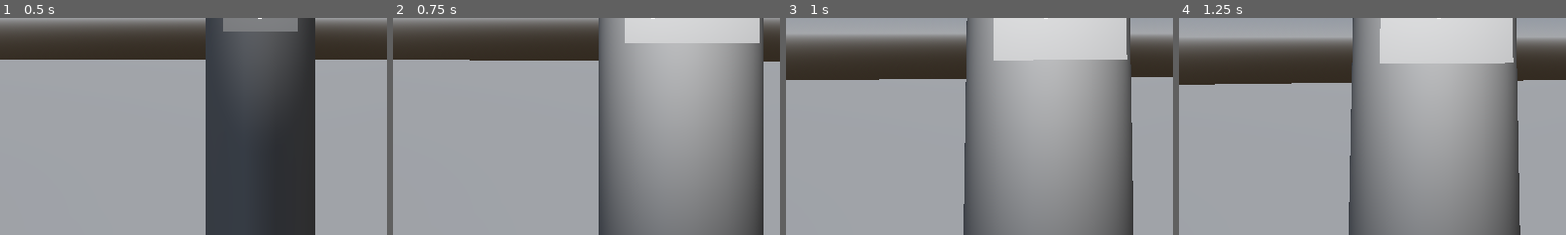
Above: before the commit, frames 1-4 (left to right).
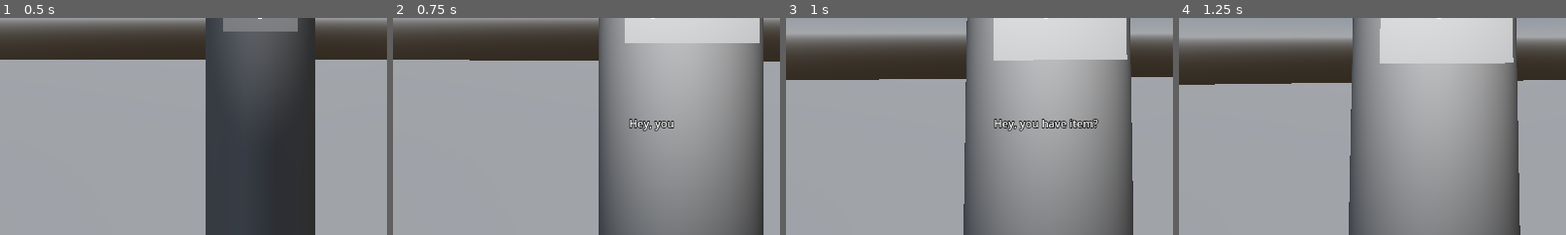
Above: after the commit, the same moments.

Repository: derpen/Godot-Dialogue-System
Game: Godot game, scene res://scene/main.tscn
The game is run twice, just before and just after one commit, with the same random seed, the same clock (stepped at 60 frames per second) and the same inputs.
Inputs (mouse positions are % of the whole screen's width and height, from its top left):
- Up to frame 1 (0.5 s): no input
- Up to frame 2 (0.75 s): tap Enter at 0.5 s; move the mouse to (49, 52) at 0.52 s; hold W (move_forward) from 0.53 s (still down); click (49, 52) at 0.6 s
- Up to frame 3 (1 s): keep holding W (move_forward)
- Up to frame 4 (1.25 s): keep holding W (move_forward)
The pictures show only the part of the screen within x 16-66%, y 50-100%; the shares and areas given below are measured in that part.

Frame 1 is identical in both runs. In frame 2, 0.4% of the frame differs, in the area x 60-73%, y 46-53%; in frame 3, 0.8%, in the area x 53-81%, y 46-53%; in frame 4, nothing differs.
Error before the commit: Invalid access to property or key 'dialogues' on a base object of type 'Node (Interactable)'. (res://player/interact_handler.gd:79)

Commit message:
Attempting to handle at least normal dialogue

Diff:
--- a/interactable/chair.tscn
+++ b/interactable/chair.tscn
@@ -18,6 +18,13 @@
 dialogues = Array[String](["This is a chair", "Well, not really, it's not,
 it's currently just a box", "Hopefully this will be
 a chair later"])
+next_action = NodePath("Inspect_Two")
+
+[node name="Inspect_Two" parent="Interactable/Inspect" instance=ExtResource("2_btrd3")]
+dialogues = Array[String](["I will have the desire
+to make this into a
+chair later"])
+next_action = NodePath("")
 
 [node name="CollisionShape3D" type="CollisionShape3D" parent="."]
 transform = Transform3D(1, 0, 0, 0, 1, 0, 0, 0, 1, 0, 0.5, 0)
--- a/interactable/interactable.gd
+++ b/interactable/interactable.gd
@@ -7,8 +7,9 @@
 @export var rotate_to_player : bool = false
 @export var focus_target : Node3D ## Player will focus on this, just a Node3D
 
+var player_node : PlayerController
 var parent_node : Node3D
-var is_being_interacted : bool = false
+var is_being_interacted : bool = false ## TODO: future me here, what is this for
 
 func _ready() -> void:
 	if !Engine.is_editor_hint():
--- a/interactable/interactable_action.gd
+++ b/interactable/interactable_action.gd
@@ -1,7 +1,10 @@
 @tool
 class_name InteractableAction extends Node
 
-enum ACTION_TYPE { NORMAL_DIALOGUE, CHOICE, ITEM }
+## A lot of voodoos in this file
+## Apologies
+
+enum ACTION_TYPE { NORMAL_DIALOGUE, CHOICE, ITEM, CUSTOM_ACTION }
 
 @export var action_type : ACTION_TYPE:
 	set(new_action_type):
@@ -18,44 +21,126 @@
 
 ## Choice related
 ## key would be choices, value would be the next Action to call
-## key would be shown as label for Choice Buttons in Player.tscn
-# var choices : Dictionary[String, InteractableAction]
+## key would be shown as label for Choice Buttons in player.tscn
 var choices : Dictionary[String, NodePath]
+var has_chosen : bool = false
 
 ## Item related
-## Will always check before giving
+## Will always perform check before perform giving
 ## if item already given, move on to the next action (if any)
+## In this example, the player inventory is handled in player.gd
+##
+## Leave item_to_give as empty if you just want to trigger
+## something, say, an NPC wants a key before he lets you
+## move on ahead.
+##
+## Conversely, leave item_to_check as empty if you
+## want an NPC to give something for free to the player
+##
 var item_to_check : String
 var item_to_give : String
 var dialogues_item_check_fail : Array[String]
 var dialogues_item_check_success : Array[String]
-
-var has_given_item : bool = false ## If item given already, will just skip this
+var has_given_item : bool = false ## If item given already, will just skip this node
 
 var next_action : NodePath ## Can be empty
 
+var custom_action : InteractableCustomAction
+
 var has_been_visited : bool = false
+
+var player_character : PlayerController
 
 ## This is where we would handle the shenanigans
 func _start_action() -> void:
-	## TODO
-	## Do current action here
-
-	## TODO
-	## Make sure to skip if this one has been seen before
-	## and has_been_visited can be reset if repeating
-	## dialogue is required
-	if has_been_visited:
-		pass
-
-
-
+	## Only perform action if hasn't been visited
+	if !has_been_visited:
+		has_been_visited = true
+
+		## Grab reference to player_character from Interactable parent
+		## Hacky, but should work
+		## An optimization is to always send ref to player_character
+		## everytime we traverse down the tree, so it won't have to move
+		## up the tree again everytime
+		var parent = get_parent()
+		while(parent is not Interactable):
+			parent = parent.get_parent()
+
+		parent = parent as Interactable
+		player_character = parent.player_node
+
+		# _reset_node()
+
+		if action_type == ACTION_TYPE.NORMAL_DIALOGUE:
+			_action_handle_dialogue()
+
+		elif action_type == ACTION_TYPE.CHOICE:
+			_action_handle_choice()
+
+		elif action_type == ACTION_TYPE.ITEM:
+			_action_handle_item()
+
+		elif action_type == ACTION_TYPE.CUSTOM_ACTION:
+			_action_handle_custom_action()
+
+
+func _start_next_action() -> void:
 	## Do next one here, if exists
 	if next_action:
-		pass
+		var next : InteractableAction = get_node(next_action) as InteractableAction
+		next._start_action()
+
+	else:
+		## No more action, release player
+		player_character._set_player_state_walking()
+
+		## Final nodes will always be repeating
+		has_been_visited = false
+
+
+# ## Not sure if this is needed but we'll see
+# func _reset_node() -> void:
+# 	player_character.dialogue_handler.dialogue_ended.disconnect(_start_next_action)
+
+
+func _action_handle_dialogue() -> void:
+	## Send this to player
+	player_character.dialogue_handler._dialogue_play(dialogues)
+
+
+
+	## SIGNAL IS A DOGSHIT IDEA
+	# player_character.dialogue_handler.dialogue_ended.connect(_start_next_action)
+
+
+func _action_handle_choice() -> void:
+	## Whatever is chosen is then assigned to next_action
+	# has_chosen = true
+	# if !has_chosen:
+	# 	## Do the action here
+	# 	pass
+	# 	next_action = chosen_choice
+	# else:
+	#	## Else, just go straight to next_action
+	#	pass
+	pass
+
+
+func _action_handle_item() -> void:
+	pass
+
+
+## Can add custom scripts here
+## Can be used if for example,
+## interacting with an pickup-able item, and then
+## you want to queue_free() the item from the ground
+## or if a certain choice option should trigger certain flag
+func _action_handle_custom_action() -> void:
+	pass
 
 
 ## Conditional export voodoo (why tf is this so complicated)
+## Those commented can probably be removed, not sure tho
 func _get_property_list():
 	if Engine.is_editor_hint():
 		var ret : Array[Dictionary] = []
@@ -67,38 +152,38 @@
 				"usage": PROPERTY_USAGE_EDITOR | PROPERTY_USAGE_STORAGE | PROPERTY_USAGE_SCRIPT_VARIABLE
 			})
 
+			ret.append({
+				"name": &"next_action",
+				"type": TYPE_NODE_PATH,
+				"hint" : PROPERTY_HINT_NODE_TYPE,
+				"hint_string" : "InteractableAction",
+				"usage": PROPERTY_USAGE_EDITOR | PROPERTY_USAGE_STORAGE | PROPERTY_USAGE_SCRIPT_VARIABLE
+			})
+
 			# ret.append({
 			# 	"name": &"next_action",
-			# 	"type": TYPE_OBJECT,
+			# 	"type": TYPE_NODE_PATH,
 			# 	"hint" : PROPERTY_HINT_NODE_TYPE,
-			# 	"hint_string" : "InteractableAction",
+			# 	"hint_string" : "NodePath",
 			# 	"usage": PROPERTY_USAGE_EDITOR | PROPERTY_USAGE_STORAGE | PROPERTY_USAGE_SCRIPT_VARIABLE
 			# })
 
-			ret.append({
-				"name": &"next_action",
-				"type": TYPE_NODE_PATH,
-				"hint" : PROPERTY_HINT_NODE_TYPE,
-				"hint_string" : "NodePath",
-				"usage": PROPERTY_USAGE_EDITOR | PROPERTY_USAGE_STORAGE | PROPERTY_USAGE_SCRIPT_VARIABLE
-			})
-
 		if action_type == ACTION_TYPE.CHOICE:
+			ret.append({
+				"name": &"choices",
+				"type": TYPE_DICTIONARY,
+				# "hint": PROPERTY_HINT_DICTIONARY_TYPE,
+				"hint_string" : "%d:;%d/%d:InteractableAction" % [TYPE_STRING, TYPE_NODE_PATH, PROPERTY_HINT_NODE_TYPE],
+				"usage": PROPERTY_USAGE_EDITOR | PROPERTY_USAGE_STORAGE | PROPERTY_USAGE_SCRIPT_VARIABLE
+			})
+
 			# ret.append({
 			# 	"name": &"choices",
 			# 	"type": TYPE_DICTIONARY,
 			# 	# "hint": PROPERTY_HINT_DICTIONARY_TYPE,
-			# 	"hint_string" : "%d:;%d/%d:InteractableAction" % [TYPE_STRING, TYPE_OBJECT, PROPERTY_HINT_NODE_TYPE],
+			# 	"hint_string" : "%d:;%d/%d:NodePath" % [TYPE_STRING, TYPE_NODE_PATH, PROPERTY_HINT_NODE_TYPE],
 			# 	"usage": PROPERTY_USAGE_EDITOR | PROPERTY_USAGE_STORAGE | PROPERTY_USAGE_SCRIPT_VARIABLE
 			# })
-
-			ret.append({
-				"name": &"choices",
-				"type": TYPE_DICTIONARY,
-				# "hint": PROPERTY_HINT_DICTIONARY_TYPE,
-				"hint_string" : "%d:;%d/%d:NodePath" % [TYPE_STRING, TYPE_NODE_PATH, PROPERTY_HINT_NODE_TYPE],
-				"usage": PROPERTY_USAGE_EDITOR | PROPERTY_USAGE_STORAGE | PROPERTY_USAGE_SCRIPT_VARIABLE
-			})
 
 		if action_type == ACTION_TYPE.ITEM:
 			ret.append({
@@ -124,20 +209,38 @@
 				"usage": PROPERTY_USAGE_EDITOR | PROPERTY_USAGE_STORAGE | PROPERTY_USAGE_SCRIPT_VARIABLE
 			})
 
+			ret.append({
+				"name": &"next_action",
+				"type": TYPE_NODE_PATH,
+				"hint" : PROPERTY_HINT_NODE_TYPE,
+				"hint_string" : "InteractableAction",
+				"usage": PROPERTY_USAGE_EDITOR | PROPERTY_USAGE_STORAGE | PROPERTY_USAGE_SCRIPT_VARIABLE
+			})
+
 			# ret.append({
 			# 	"name": &"next_action",
-			# 	"type": TYPE_OBJECT,
+			# 	"type": TYPE_NODE_PATH,
 			# 	"hint" : PROPERTY_HINT_NODE_TYPE,
-			# 	"hint_string" : "InteractableAction",
+			# 	"hint_string" : "NodePath",
 			# 	"usage": PROPERTY_USAGE_EDITOR | PROPERTY_USAGE_STORAGE | PROPERTY_USAGE_SCRIPT_VARIABLE
 			# })
 
+		if action_type == ACTION_TYPE.CUSTOM_ACTION:
+			ret.append({
+				"name": &"custom_action",
+				"type": TYPE_OBJECT,
+				"hint" : PROPERTY_HINT_NODE_TYPE,
+				"hint_string" : "InteractableCustomAction",
+				"usage": PROPERTY_USAGE_EDITOR | PROPERTY_USAGE_STORAGE | PROPERTY_USAGE_SCRIPT_VARIABLE
+			})
+
 			ret.append({
 				"name": &"next_action",
 				"type": TYPE_NODE_PATH,
 				"hint" : PROPERTY_HINT_NODE_TYPE,
-				"hint_string" : "NodePath",
-				"usage": PROPERTY_USAGE_EDITOR | PROPERTY_USAGE_STORAGE | PROPERTY_USAGE_SCRIPT_VARIABLE
-			})
+				"hint_string" : "InteractableAction",
+				"usage": PROPERTY_USAGE_EDITOR | PROPERTY_USAGE_STORAGE | PROPERTY_USAGE_SCRIPT_VARIABLE
+			})
+
 
 		return ret
--- /dev/null
+++ b/interactable/interactable_custom_action.gd
@@ -0,0 +1,6 @@
+class_name InteractableCustomAction extends Node
+
+## Should probably have a better naming convention lol
+## on one place its "activate", "start", and now "run"
+func _run_custom_action() -> void:
+	pass
--- a/interactable/npc_test_item_giver.tscn
+++ b/interactable/npc_test_item_giver.tscn
@@ -19,28 +19,29 @@
 [node name="Interactable" parent="." node_paths=PackedStringArray("focus_target") instance=ExtResource("2_4ea8n")]
 focus_target = NodePath("../CollisionShape3D/head/FocusTarget")
 
-[node name="FirstTalk" parent="Interactable" instance=ExtResource("2_d018b")]
-dialogues = Array[String](["Hey, I got something for you", "Do you want it ?"])
-next_action = NodePath("ChoiceGivingItem")
+[node name="FirstDialogue" parent="Interactable" instance=ExtResource("2_d018b")]
+dialogues = Array[String](["Hello", "Do you want this item?"])
+next_action = NodePath("ChoiceOfferingItem")
 
-[node name="ChoiceGivingItem" parent="Interactable/FirstTalk" instance=ExtResource("2_d018b")]
+[node name="ChoiceOfferingItem" parent="Interactable/FirstDialogue" instance=ExtResource("2_d018b")]
 action_type = 1
 choices = Dictionary[String, NodePath]({
 "Accept": NodePath("GivingItem"),
 "Refuse": NodePath("..")
 })
 
-[node name="GivingItem" parent="Interactable/FirstTalk/ChoiceGivingItem" instance=ExtResource("2_d018b")]
+[node name="GivingItem" parent="Interactable/FirstDialogue/ChoiceOfferingItem" instance=ExtResource("2_d018b")]
 action_type = 2
 item_to_check = ""
-item_to_give = "NewItem"
+item_to_give = "Money"
 dialogues_item_check_fail = Array[String]([])
-dialogues_item_check_success = Array[String](["Here, you go"])
+dialogues_item_check_success = Array[String](["Ok, here you go"])
 next_action = NodePath("FinalDialogue")
 
-[node name="FinalDialogue" parent="Interactable/FirstTalk/ChoiceGivingItem/GivingItem" instance=ExtResource("2_d018b")]
-dialogues = Array[String](["Please use it properly", "Like, use it on this guy
-next to me for example"])
+[node name="FinalDialogue" parent="Interactable/FirstDialogue/ChoiceOfferingItem/GivingItem" instance=ExtResource("2_d018b")]
+dialogues = Array[String](["Use it well", "Like for example,
+give it to this other
+guy in front"])
 next_action = NodePath("")
 
 [node name="CollisionShape3D" type="CollisionShape3D" parent="."]
--- a/interactable/npc_test_item_receiver.tscn
+++ b/interactable/npc_test_item_receiver.tscn
@@ -19,8 +19,22 @@
 [node name="Interactable" parent="." node_paths=PackedStringArray("focus_target") instance=ExtResource("1_lfq20")]
 focus_target = NodePath("../CollisionShape3D/head/FocusTarget")
 
-[node name="InteractableAction" parent="Interactable" instance=ExtResource("2_x4tgo")]
-dialogues = Array[String]([])
+[node name="FirstDialogue" parent="Interactable" instance=ExtResource("2_x4tgo")]
+dialogues = Array[String](["Hey, you have item?"])
+next_action = NodePath("")
+
+[node name="CheckItem" parent="Interactable/FirstDialogue" instance=ExtResource("2_x4tgo")]
+action_type = 2
+item_to_check = "Money"
+item_to_give = ""
+dialogues_item_check_fail = Array[String](["Come to me if you have it", "I really need it"])
+dialogues_item_check_success = Array[String](["Oh you have it!", "Can I have it ?"])
+next_action = NodePath("")
+
+[node name="FinalDialogue" parent="Interactable/FirstDialogue/CheckItem" instance=ExtResource("2_x4tgo")]
+dialogues = Array[String](["Thanks man", "This will help me
+a lot"])
+next_action = NodePath("")
 
 [node name="CollisionShape3D" type="CollisionShape3D" parent="."]
 transform = Transform3D(1, 0, 0, 0, 1, 0, 0, 0, 1, 0, 1, 0)
--- /dev/null
+++ b/interactable/npc_test_kidnapper.tscn
@@ -0,0 +1,64 @@
+[gd_scene load_steps=7 format=3 uid="uid://c63ybpwk6l64e"]
+
+[ext_resource type="PackedScene" uid="uid://b55ybw77u563" path="res://interactable/interactable.tscn" id="1_7hstg"]
+[ext_resource type="PackedScene" uid="uid://t5x38d5w0gmf" path="res://interactable/interactable_action.tscn" id="2_umpva"]
+[ext_resource type="Script" uid="uid://covacw536d8o2" path="res://interactable/npc_test_kidnapper_gameover.gd" id="3_umpva"]
+
+[sub_resource type="CapsuleShape3D" id="CapsuleShape3D_i76gx"]
+radius = 0.2
+
+[sub_resource type="BoxMesh" id="BoxMesh_i76gx"]
+size = Vector3(0.2, 0.2, 0.2)
+
+[sub_resource type="CapsuleMesh" id="CapsuleMesh_4ea8n"]
+radius = 0.2
+
+[node name="NPCKidnapper" type="CharacterBody3D"]
+collision_layer = 5
+collision_mask = 0
+
+[node name="Interactable" parent="." node_paths=PackedStringArray("focus_target") instance=ExtResource("1_7hstg")]
+focus_target = NodePath("../CollisionShape3D/head/FocusTarget")
+
+[node name="FirstDialogue" parent="Interactable" instance=ExtResource("2_umpva")]
+dialogues = Array[String](["Psst Kid", "You want some free
+candy ?"])
+next_action = NodePath("ChoiceComeWithHim")
+
+[node name="ChoiceComeWithHim" parent="Interactable/FirstDialogue" instance=ExtResource("2_umpva")]
+action_type = 1
+choices = Dictionary[String, NodePath]({
+"Accept Offer": NodePath("ChoiceAcceptDialogue/GameOverAction"),
+"Run Away": NodePath("ChoiceRun")
+})
+
+[node name="ChoiceAcceptDialogue" parent="Interactable/FirstDialogue/ChoiceComeWithHim" instance=ExtResource("2_umpva")]
+dialogues = Array[String]([])
+next_action = NodePath("")
+
+[node name="GameOverAction" parent="Interactable/FirstDialogue/ChoiceComeWithHim/ChoiceAcceptDialogue" node_paths=PackedStringArray("custom_action") instance=ExtResource("2_umpva")]
+action_type = 3
+custom_action = NodePath("GameOverScript")
+next_action = NodePath("")
+
+[node name="GameOverScript" type="Node" parent="Interactable/FirstDialogue/ChoiceComeWithHim/ChoiceAcceptDialogue/GameOverAction"]
+script = ExtResource("3_umpva")
+
+[node name="ChoiceRun" parent="Interactable/FirstDialogue/ChoiceComeWithHim" instance=ExtResource("2_umpva")]
+dialogues = Array[String](["Tch.", "Kids these days are smart"])
+next_action = NodePath("")
+
+[node name="CollisionShape3D" type="CollisionShape3D" parent="."]
+transform = Transform3D(1, 0, 0, 0, 1, 0, 0, 0, 1, 0, 1, 0)
+shape = SubResource("CapsuleShape3D_i76gx")
+
+[node name="head" type="MeshInstance3D" parent="CollisionShape3D"]
+transform = Transform3D(1, 0, 0, 0, 1, 0, 0, 0, 1, 0, 0.56144, -0.196867)
+mesh = SubResource("BoxMesh_i76gx")
+skeleton = NodePath("../..")
+
+[node name="FocusTarget" type="Node3D" parent="CollisionShape3D/head"]
+
+[node name="MeshInstance3D" type="MeshInstance3D" parent="CollisionShape3D"]
+mesh = SubResource("CapsuleMesh_4ea8n")
+skeleton = NodePath("../..")
--- /dev/null
+++ b/interactable/npc_test_kidnapper_gameover.gd
@@ -0,0 +1,5 @@
+extends InteractableCustomAction
+
+## Overloading from base class
+func _run_custom_action() -> void:
+	print("This is where a game over screen would be put if I'm not lazy")
--- a/player/interact_handler.gd
+++ b/player/interact_handler.gd
@@ -73,11 +73,9 @@
 			## Might wanna look into it more
 			interacted_object = child.focus_target
 
-			## TODO
-			## This WILL break
-			## Change this
-			var current_dialogues : Array[String] = child.dialogues
-			dialogue_handler._dialogue_play(current_dialogues)
+			## Activate the interact
+			child.player_node = player_character
+			child._start_interact()
 
 			break
 
--- a/player/player.gd
+++ b/player/player.gd
@@ -17,7 +17,6 @@
 enum PLAYER_STATE { WALKING, INTERACTING }
 
 func _ready() -> void:
-	dialogue_handler.dialogue_ended.connect(_set_player_state_walking)
 	Input.set_mouse_mode(mouse_mode)
 
 
--- a/scene/main.tscn
+++ b/scene/main.tscn
@@ -1,9 +1,10 @@
-[gd_scene load_steps=10 format=3 uid="uid://dvt72kowexqch"]
+[gd_scene load_steps=11 format=3 uid="uid://dvt72kowexqch"]
 
 [ext_resource type="PackedScene" uid="uid://eun1ujiv3phy" path="res://player/Player.tscn" id="1_itxqv"]
 [ext_resource type="PackedScene" uid="uid://dgwydnjkbagj5" path="res://interactable/chair.tscn" id="2_v0l8b"]
 [ext_resource type="PackedScene" uid="uid://bjkr0ao1woxql" path="res://interactable/npc_test_item_giver.tscn" id="3_wp4xf"]
 [ext_resource type="PackedScene" uid="uid://i3wsjs7e1kj1" path="res://interactable/npc_test_item_receiver.tscn" id="4_brvut"]
+[ext_resource type="PackedScene" uid="uid://c63ybpwk6l64e" path="res://interactable/npc_test_kidnapper.tscn" id="5_0ha60"]
 
 [sub_resource type="ProceduralSkyMaterial" id="ProceduralSkyMaterial_itxqv"]
 
@@ -45,3 +46,6 @@
 
 [node name="NPCItemReceiver" parent="." instance=ExtResource("4_brvut")]
 transform = Transform3D(-1, 0, -8.74228e-08, 0, 1, 0, 8.74228e-08, 0, -1, 0, 0, -1.05128)
+
+[node name="NPCKidnapper" parent="." instance=ExtResource("5_0ha60")]
+transform = Transform3D(1, 0, 0, 0, 1, 0, 0, 0, 1, 0, 0, 1.49559)
Not shown, added: interactable/interactable_custom_action.gd.uid
Not shown, added: interactable/npc_test_kidnapper_gameover.gd.uid
